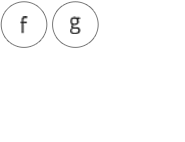
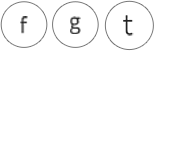
Layered file, before and after one edit (185px x 142px). Changes by layer:
added group "Group 1" with 2 layers above "Social icon 2" over [105, 1, 153, 50]
added layer "t" in group "Group 1" over [123, 15, 134, 36]
added layer "Ellipse" in group "Group 1" over [105, 1, 153, 50]
